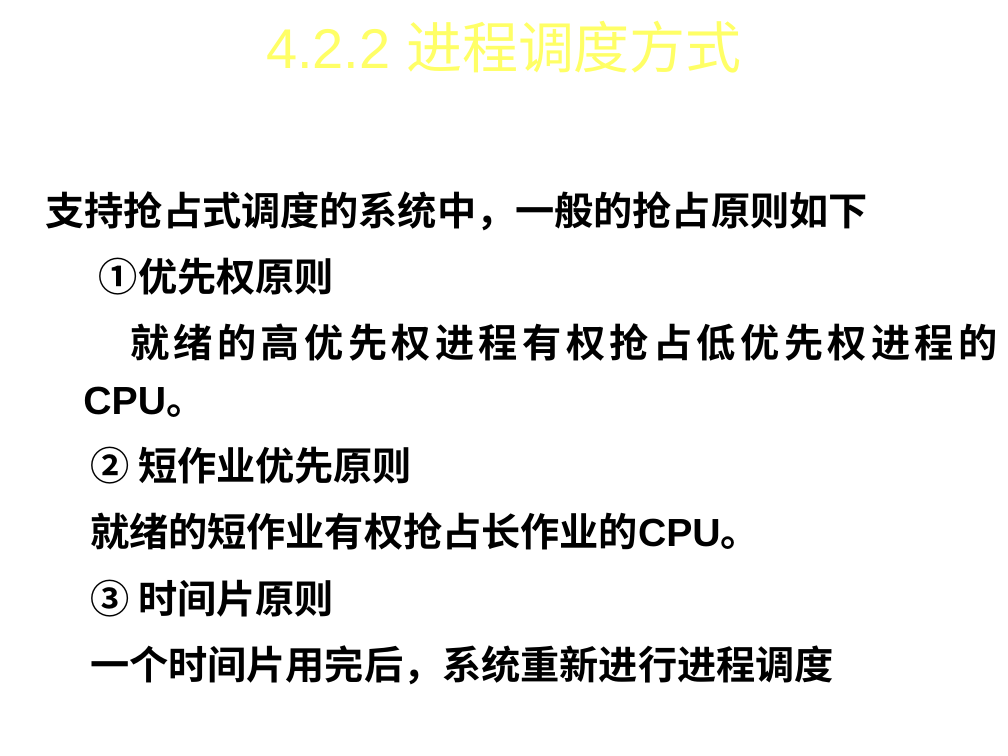
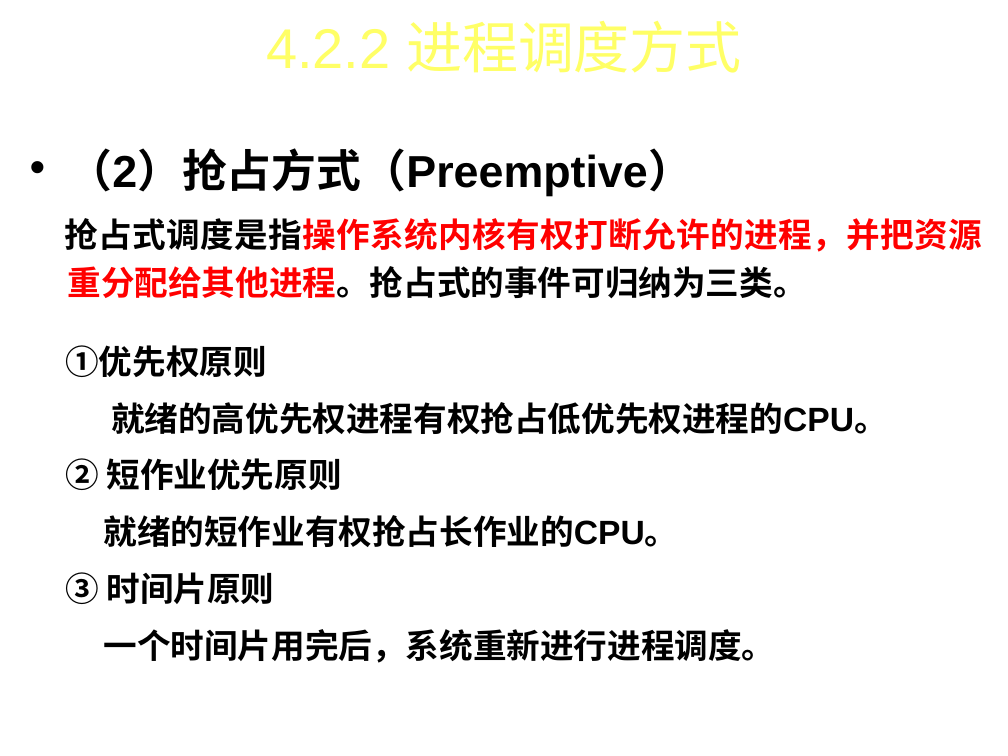
Before and after one commit to FourierAI/Operating-system, a slide deck: slide 18 of 操作系统-第4章.ppt (slide 19 before the commit). Drawn at 1008x756 pixels with LibreOffice and Linux fonts; fonts in the diff are those of the drawing; background and template pictures are left out. Boxes give left, top, right and bottom in pixels: in the first picture for what was removed or moved away, otherwise in the second. Text is boxed around its words. In the diff, an @@ line names an element or a change of style, - is before the commit and + after.

```diff
--- a/操作系统-第4章.ppt
+++ b/操作系统-第4章.ppt
@@ text added at <box>64,148,982,298</box>, 24 pt, text #000000, bold @@
+• （2）抢占方式（Preemptive）
+抢占式调度是指操作系统内核有权打断允许的进程，并把资源重分配给其他进程。抢占式的事件可归纳为三类。
@@ text at <box>46,191,868,230</box>: paragraph removed @@
-支持抢占式调度的系统中，一般的抢占原则如下
@@ text "①优先权原则": place and size @@
-text "①优先权原则" at <box>46,191,998,684</box>
+text "①优先权原则" at <box>65,345,888,663</box>
@@ text at <box>65,345,888,604</box>: size 28 to 24 pt in "①优先权原则", "就绪的高优先权进程有权抢占低优先权进程的CPU。", "② 短作业优先原则", "就绪的短作业有权抢占长作业的CPU。" and 1 more places; less space between paragraphs @@
@@ text at <box>104,629,776,663</box>: text changed; size 28 to 24 pt @@
-一个时间片用完后，系统重新进行进程调度
+一个时间片用完后，系统重新进行进程调度。
```
Also in this commit, not shown: 40 other slides changed, 2 slides added, 7 slides removed.
